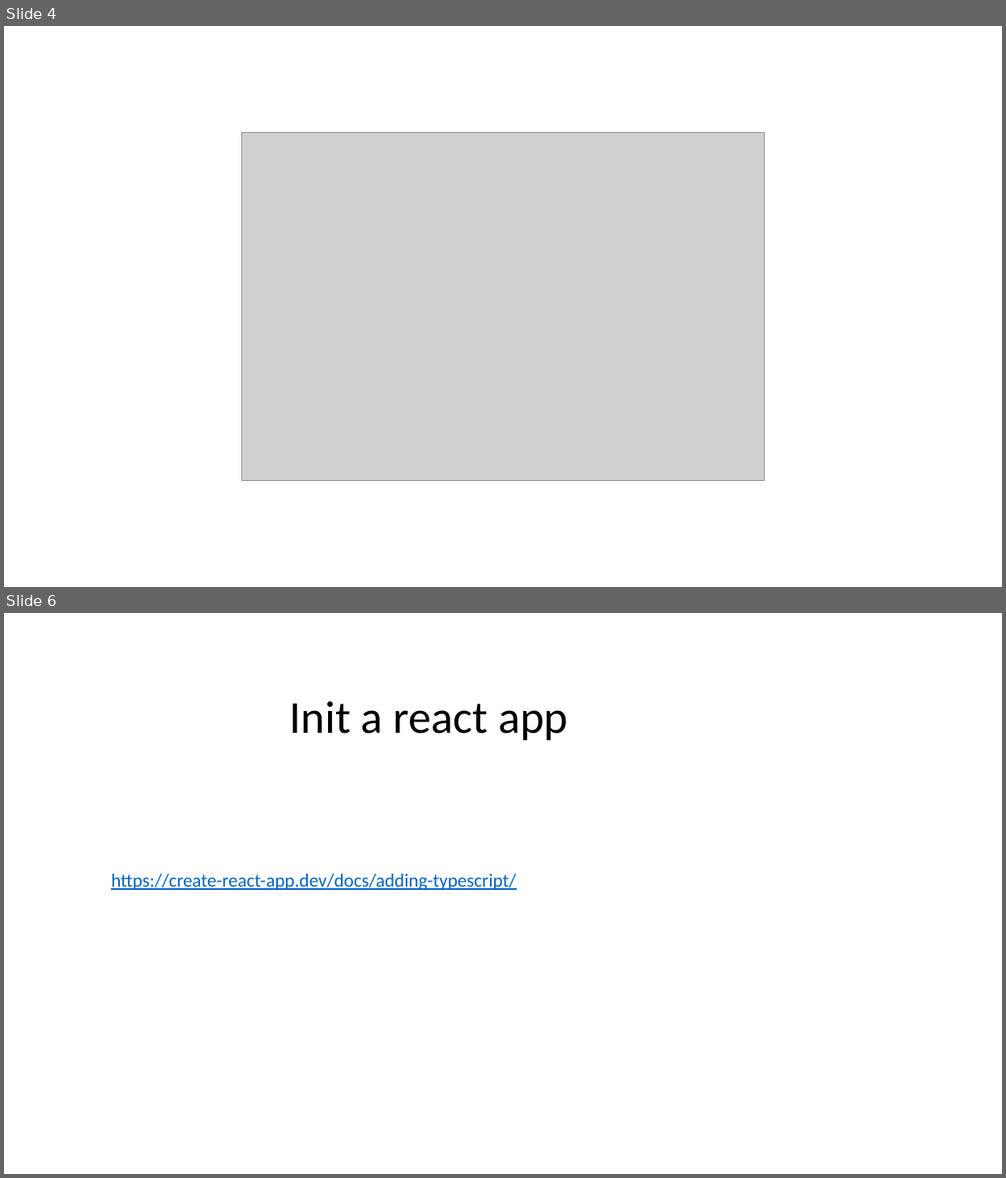
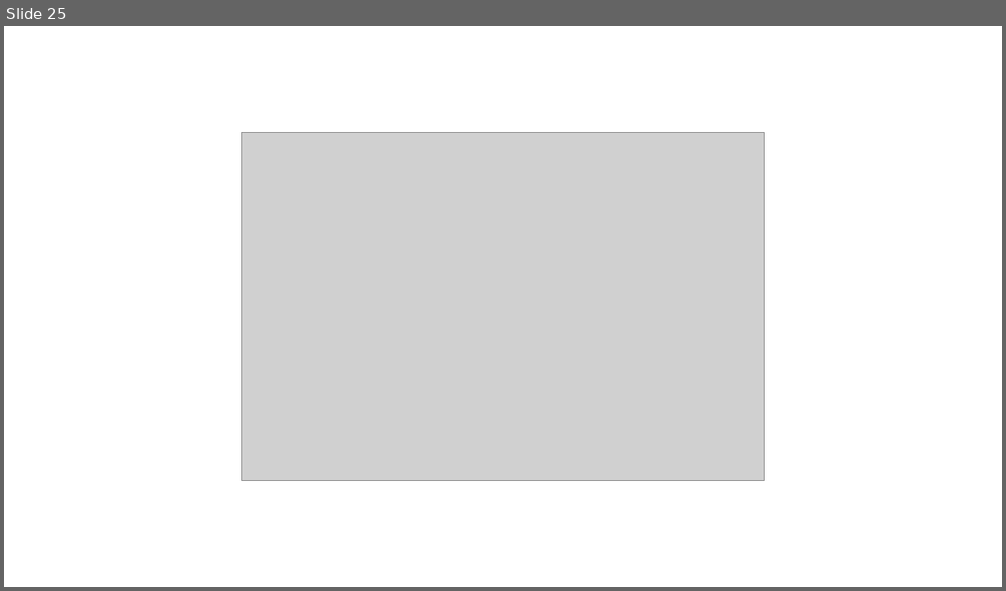
Before and after one commit to DHI/DomainServicesCourse, a slide deck: Presentations/DS-course-4-frontend.pptx. Shown one above the other, each under a label of ours: slides 4 and 6 before the commit, slide 25 after it; the slides between them are not shown. The pictures are 1006x1178 and 1006x591 pixels, drawn with LibreOffice and Linux fonts; fonts in the diff are those of the drawing; grey boxes stand for pictures. Boxes give left, top, right and bottom in pixels: in the first picture for what was removed or moved away, otherwise in the second. Text is boxed around its words. In the diff, an @@ line names an element or a change of style, - is before the commit and + after.

```diff
--- a/Presentations/DS-course-4-frontend.pptx
+++ b/Presentations/DS-course-4-frontend.pptx
@@ slide 6 removed at (4,613,1002,1174), background #FFFFFF @@
@@ text removed at (289,701,568,740) @@
-Init a react app
@@ text removed at (111,874,516,890) @@
-https://create-react-app.dev/docs/adding-typescript/
@@ what was slide 4 is now slide 25 @@
```
Also in this commit, not shown: 1 slide changed, 21 slides added, 10 other slides removed, 6 other files.
